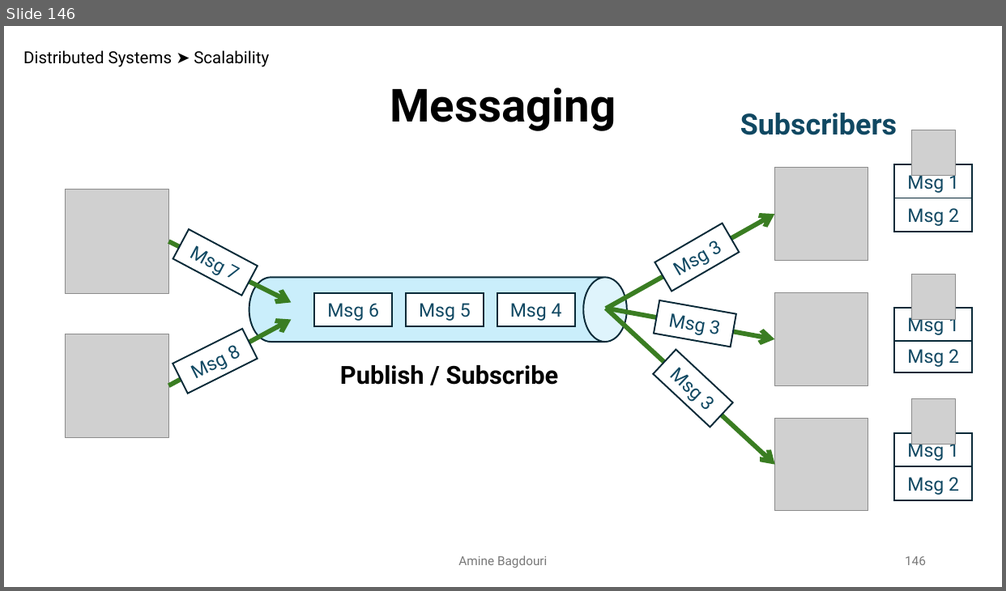
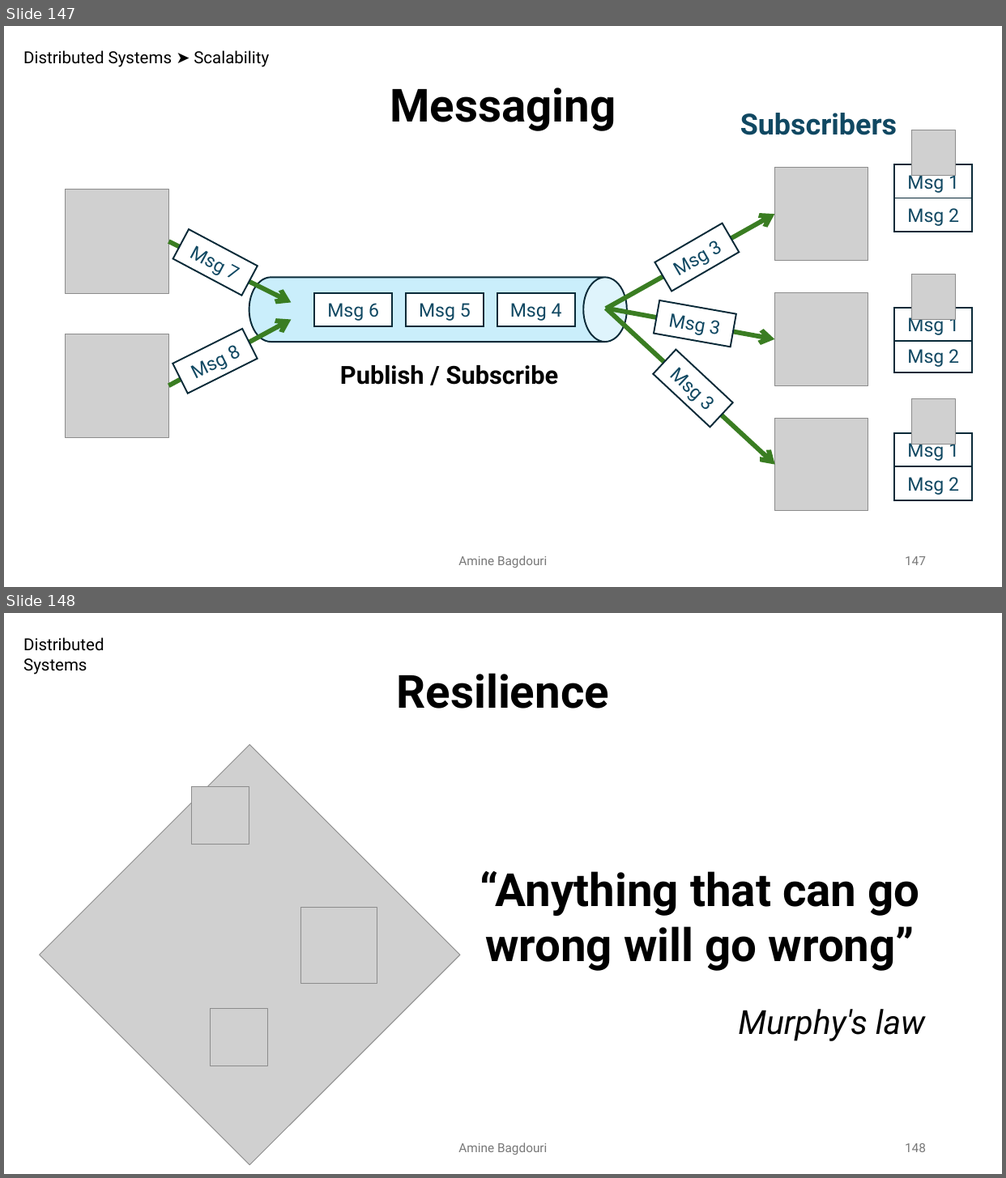
Before and after one commit to aminebag/distributed_systems, a slide deck: distributed_architectures.pptx. Shown one above the other, each under a label of ours: slide 146 before the commit, slides 147 and 148 after it. The pictures are 1006x591 and 1006x1178 pixels, drawn with LibreOffice and Linux fonts; fonts in the diff are those of the drawing; grey boxes stand for pictures. Boxes give left, top, right and bottom in pixels: in the first picture for what was removed or moved away, otherwise in the second. Text is boxed around its words. In the diff, an @@ line names an element or a change of style, - is before the commit and + after.

```diff
--- a/distributed_architectures.pptx
+++ b/distributed_architectures.pptx
@@ slide 148 added at [4, 613, 1002, 1174], background #FFFFFF @@
@@ text added at [23, 637, 104, 675], 16 pt, text #000000 @@
+Distributed Systems
@@ text added at [397, 673, 609, 709], 44 pt, text #000000, bold @@
+Resilience
@@ text added at [479, 871, 920, 971], 44 pt, text #000000, bold @@
+“Anything that can go
+wrong will go wrong”
@@ group added at [40, 744, 460, 1165]: 4 pictures @@
@@ text added at [738, 1009, 925, 1041], 32 pt, text #000000, italic @@
+Murphy's law
@@ text added at [458, 1143, 547, 1155], 12 pt, text #797979 @@
+Amine Bagdouri
@@ page number added at [905, 1144, 926, 1152], 12 pt, text #797979 @@
+148
@@ what was slide 146 is now slide 147 @@
@@ page number at [905, 557, 926, 565]: text changed @@
-146
+147
```
Also in this commit, not shown: 1 slide changed, 11 other slides added, 1 other file.
